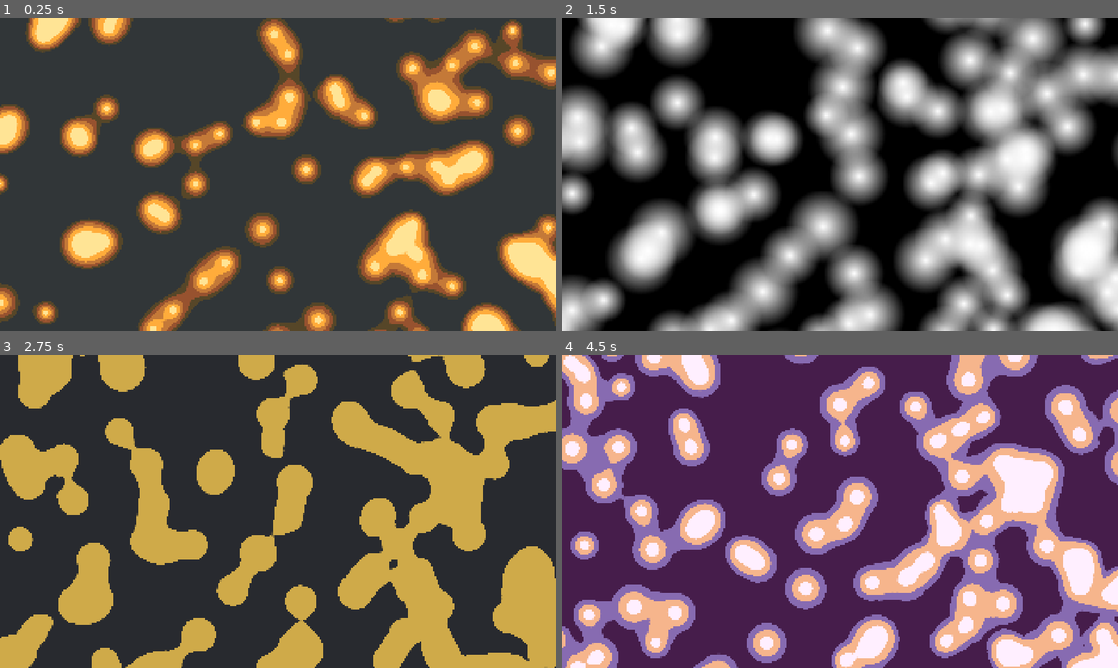
Above: before the commit, frames 1-4 (two rows, left to right).
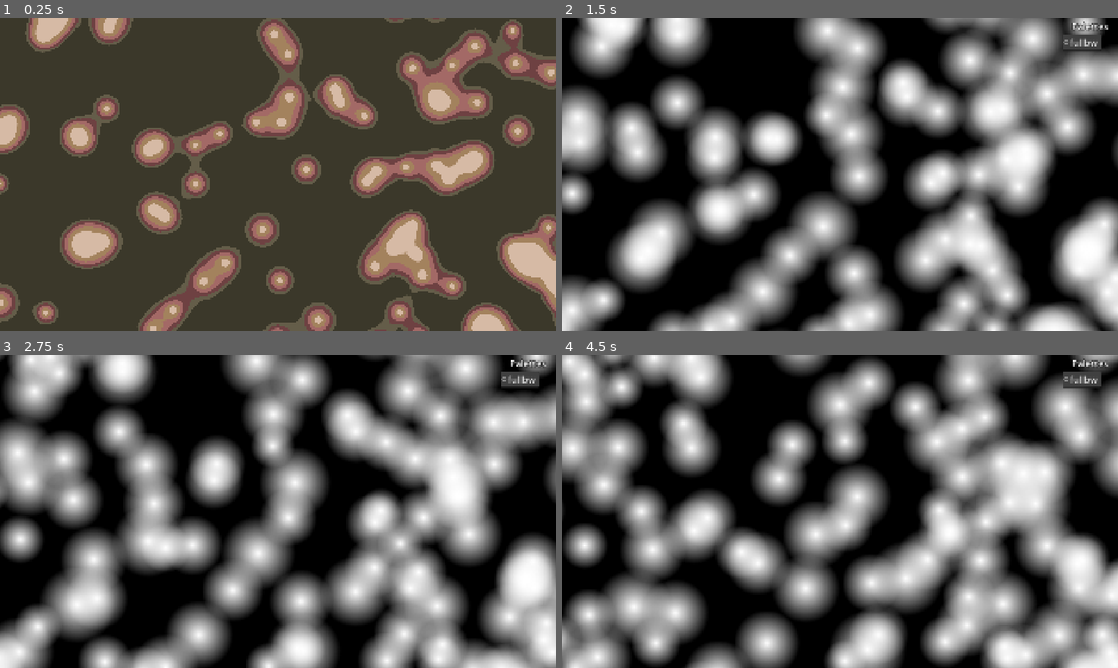
Above: after the commit, the same moments.

Repository: IntangibleMatter/metaballs
Game: Godot game, scene res://view.tscn
The game is run twice, just before and just after one commit, with the same random seed, the same clock (stepped at 60 frames per second) and the same inputs.
Inputs (mouse positions are in pixels of both pictures, inside the frame that each line leads up to):
- Up to frame 1 (0.25 s): no input
- Up to frame 2 (1.5 s): tap Enter (ui_accept) at 0.5, 0.77 s; move the mouse to (962, 158) at 0.52 s; hold Right (ui_right) 0.53-1.25 s; hold Tab (ui_focus_next) 0.53-1.25 s; tap 0 at 0.8 s; click (1090, 27) at 1.25 s, where only the run after the commit has a clickable "Palettes"
- Up to frame 3 (2.75 s): move the mouse to (166, 527) at 2.02 s; hold Left (ui_left) from 2.03 s (still down); tap 0 at 2.1 s; tap Enter (ui_accept) at 2.27 s; tap 2 at 2.3 s
- Up to frame 4 (4.5 s): move the mouse to (895, 442) at 2.77 s; release Left (ui_left) at 2.78 s; hold Right (ui_right) 2.78-4.28 s; tap 2 at 2.85 s; tap 3 at 3.05, 3.6 s; move the mouse to (812, 574) at 3.52 s; tap Enter (ui_accept) at 3.77 s; tap 4 at 3.8, 4.35 s; move the mouse to (1006, 558) at 4.27 s; hold Left (ui_left) from 4.28 s (still down)

The runs differ from the first frame. In frame 1, 31% of the frame differs, in the area x 0-100%, y 0-100%; in frame 2, 0.4%; in frame 3, 87%; in frame 4, 96%.

Commit message:
update version, add palette popup menu

Diff:
--- a/meta.gd
+++ b/meta.gd
@@ -71,7 +71,7 @@
 			Vector2.ZERO,#(randf_range(-INIT_A, INIT_A), randf_range(-INIT_A, INIT_A)),
 			Vector2(randf_range(-half_width, half_width), randf_range(-half_height, half_height))
 			))
-		print(balls[-1])
+		#print(balls[-1])
 
 
 func update_balls(delta: float) -> void:
--- a/project.godot
+++ b/project.godot
@@ -14,7 +14,7 @@
 run/main_scene="res://view.tscn"
 config/use_custom_user_dir=true
 config/custom_user_dir_name="metaballs"
-config/features=PackedStringArray("4.3", "GL Compatibility")
+config/features=PackedStringArray("4.5", "GL Compatibility")
 config/icon="res://ball.png"
 
 [display]
@@ -23,6 +23,15 @@
 window/size/viewport_height=1080
 window/stretch/mode="canvas_items"
 
+[input]
+
+ui_focus_next={
+"deadzone": 0.5,
+"events": [Object(InputEventKey,"resource_local_to_scene":false,"resource_name":"","device":0,"window_id":0,"alt_pressed":false,"shift_pressed":false,"ctrl_pressed":false,"meta_pressed":false,"pressed":false,"keycode":4194306,"physical_keycode":0,"key_label":0,"unicode":0,"location":0,"echo":false,"script":null)
+, Object(InputEventKey,"resource_local_to_scene":false,"resource_name":"","device":-1,"window_id":0,"alt_pressed":false,"shift_pressed":false,"ctrl_pressed":false,"meta_pressed":false,"pressed":false,"keycode":0,"physical_keycode":96,"key_label":0,"unicode":96,"location":0,"echo":false,"script":null)
+]
+}
+
 [rendering]
 
 renderer/rendering_method="gl_compatibility"
--- a/view.gd
+++ b/view.gd
@@ -2,6 +2,8 @@
 
 @onready var svc: SubViewportContainer = $SubViewportContainer
 @onready var label: Label = $Label
+@onready var palette_menu: MenuButton = $PaletteMenu
+@onready var palette_popup: PopupMenu = $PaletteMenu.get_popup()
 
 var pallettes : Array[GradientTexture1D]
 var p_names : PackedStringArray
@@ -10,12 +12,18 @@
 
 
 func _ready() -> void:
-	load_palettes("6")
+	load_palettes(str(randi_range(4, 7)))
+	#await get_tree().process_frame
+	p_index = randi_range(0, pallettes.size() - 1)
+	#prints(p_index, pallettes.size())
+	set_palette(p_index)
 	DirAccess.make_dir_recursive_absolute("user://palettes")
 	ResourceSaver.save(
 		pallettes[p_index],
 		"user://palettes/example.tres"
 	)
+
+	palette_popup.index_pressed.connect(set_palette)
 
 func _input(event: InputEvent) -> void:
 	if event.is_action_pressed("ui_accept"):
@@ -35,6 +43,8 @@
 		if p_index >= pallettes.size():
 			p_index = 0
 		set_palette(p_index)
+	elif event.is_action_pressed("ui_focus_next"):
+		palette_menu.visible = !palette_menu.visible
 	elif event is InputEventKey:
 		if not event.pressed:
 			return
@@ -60,13 +70,14 @@
 			KEY_U:
 				load_palettes("user")
 			KEY_D:
-				print("ASSSSSSSSSSSS")
+				#print("ASSSSSSSSSSSS")
 				display_name = not display_name
 
 func set_palette(index: int) -> void:
 	svc.material.set_shader_parameter("gradient", pallettes[index])
-	print(p_names[index])
-	print(display_name)
+	#print(p_names[index])
+	#print(display_name)
+
 	if display_name:
 		print("ASDASDASD")
 		label.text = p_names[index].replace(".tres", "")
@@ -79,6 +90,12 @@
 		label.text = ""
 		label.modulate = Color.WHITE
 
+	await get_tree().process_frame
+	# I can't be bothered to find a way to get the currently check item
+	for i in palette_popup.item_count:
+		palette_popup.set_item_checked(i, false)
+	palette_popup.set_item_checked(index, true)
+
 
 func load_palettes(folder: String) -> void:
 	pallettes.clear()
@@ -89,3 +106,7 @@
 		p_names.append(p.replace(".remap", ""))
 	p_index = p_index % pallettes.size()
 	set_palette(p_index)
+
+	palette_menu.get_popup().clear(true)
+	for n in p_names:
+		palette_popup.add_radio_check_item(n.get_basename())
--- a/view.tscn
+++ b/view.tscn
@@ -13,6 +13,9 @@
 font_size = 32
 outline_size = 6
 outline_color = Color(0, 0, 0, 1)
+
+[sub_resource type="Theme" id="Theme_2crm8"]
+default_font_size = 32
 
 [node name="view" type="Node2D"]
 script = ExtResource("1_i3rov")
@@ -39,3 +42,19 @@
 offset_bottom = 64.0
 grow_horizontal = 2
 label_settings = SubResource("LabelSettings_4sb7w")
+
+[node name="PaletteMenu" type="MenuButton" parent="."]
+visible = false
+anchors_preset = 2
+anchor_top = 1.0
+anchor_bottom = 1.0
+offset_left = 1728.0
+offset_right = 1920.0
+offset_bottom = 56.0
+grow_vertical = 0
+theme = SubResource("Theme_2crm8")
+theme_override_colors/font_color = Color(0.875, 0.875, 0.875, 1)
+theme_override_colors/font_outline_color = Color(0, 0, 0, 1)
+theme_override_constants/outline_size = 8
+theme_override_font_sizes/font_size = 32
+text = "Palettes"
Not shown, added: meta.gd.uid
Not shown, added: view.gd.uid
Not shown, added: view.gdshader.uid
Not shown: 1 places in view.tscn that only renumber resources
Not shown, changed: readme.md
